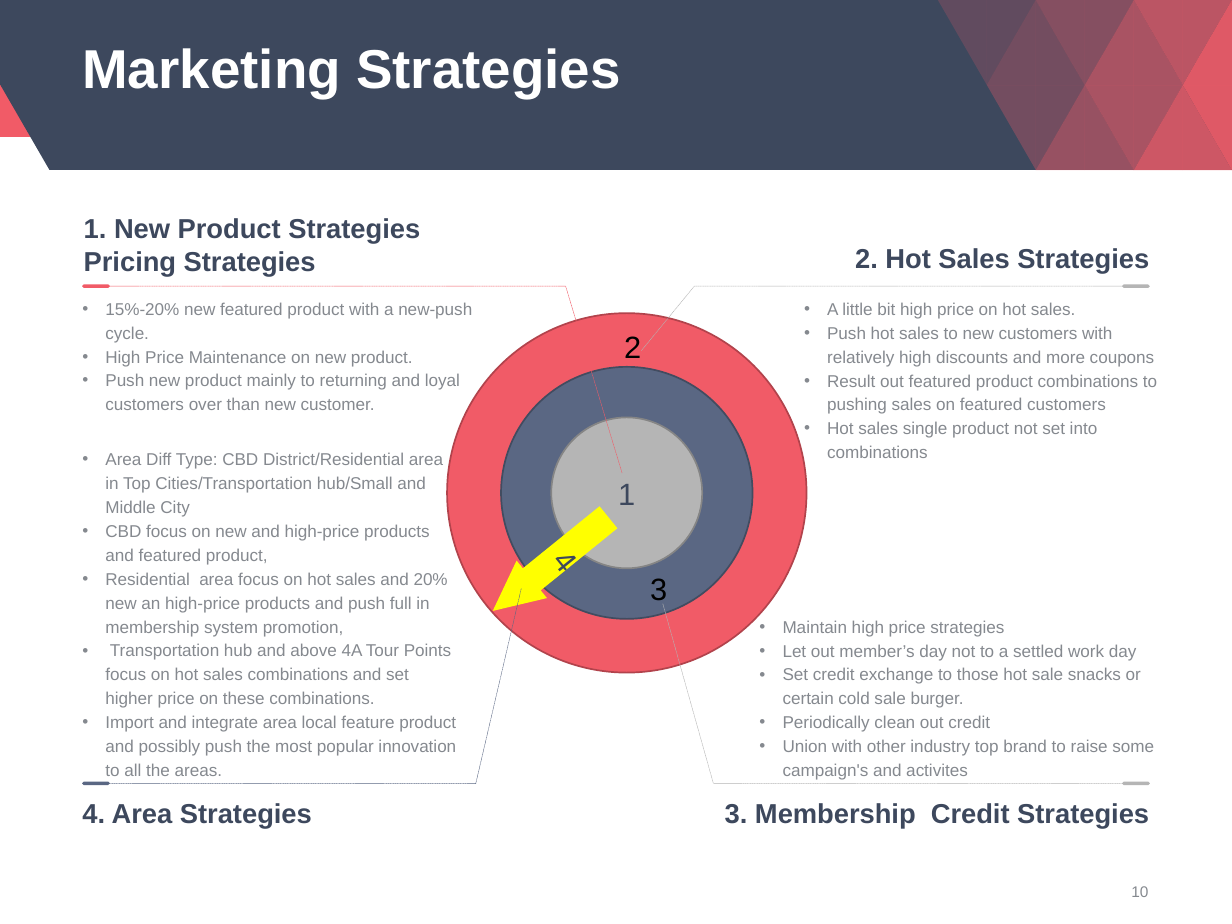
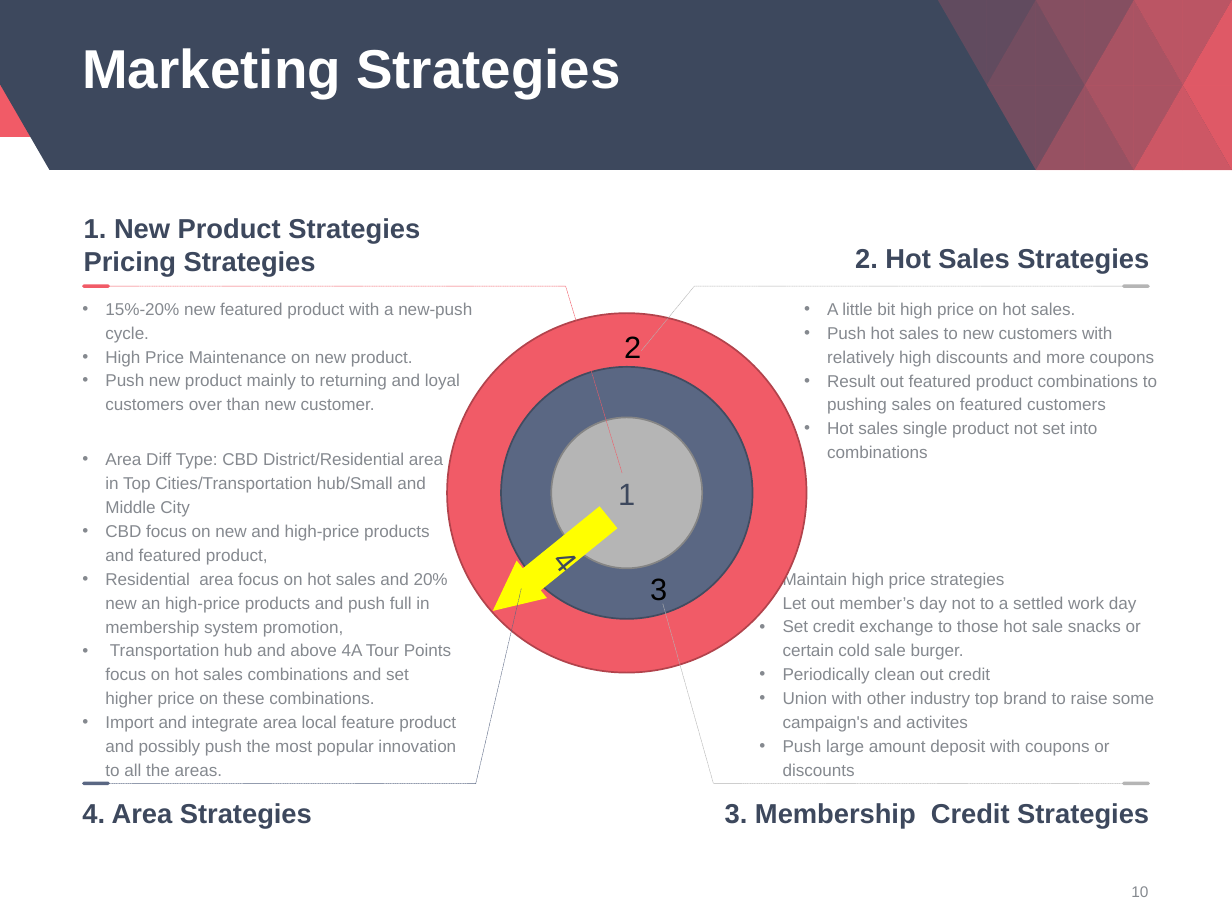
Before and after one commit to davidjacksonluther/impacttest, a slide deck: slide 10 of View/Company/McDonalds/Competitor Analysis and Solutions.pptx. Drawn at 1232x924 pixels with LibreOffice and Linux fonts; fonts in the diff are those of the drawing. Boxes give left, top, right and bottom in pixels: in the first picture for what was removed or moved away, otherwise in the second. Text is boxed around its words. In the diff, an @@ line names an element or a change of style, - is before the commit and + after.

```diff
--- a/View/Company/McDonalds/Competitor Analysis and Solutions.pptx
+++ b/View/Company/McDonalds/Competitor Analysis and Solutions.pptx
@@ text "Maintain high price strategies": place and size @@
-text "Maintain high price strategies" at <box>783,620,1154,780</box>
+text "Maintain high price strategies" at <box>783,571,1154,776</box>
@@ text at <box>783,739,1109,776</box>: paragraph added @@
+• Push large amount deposit with coupons or discounts
```
Also in this commit, not shown: 2 other slides changed.
